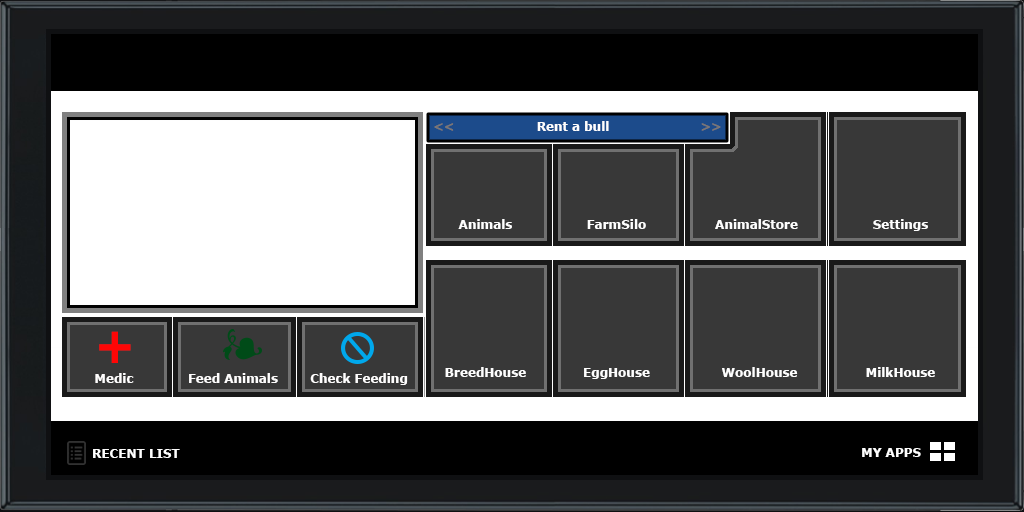
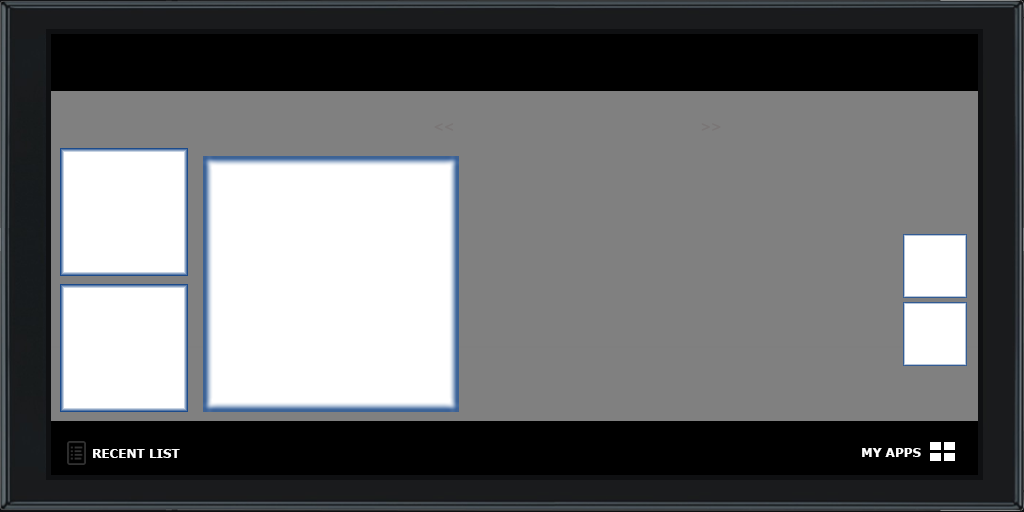
Layers edited between the first and the second 1024x512 image:
added layer "Layer 11 copy" above "Layer 12" over (903, 234, 967, 298)
added layer "Layer 12" above "Layer 11" over (203, 156, 459, 412)
added layer "Layer 11" above "Layer 10 copy" over (903, 302, 967, 366)
added layer "Layer 10 copy" above "Layer 10" over (60, 148, 188, 276)
added layer "Layer 10" above "Background" over (60, 284, 188, 412)
renamed "Rent a bull" to "MY APPS", hid it, moved it into group "buttons1", painted on it over (537, 121, 609, 131)
moved ">>" into group "buttons1" over (701, 123, 721, 131)
moved "<<" into group "buttons1" over (434, 123, 454, 131)
hid group "buttons-myapps" (14 layers) over (95, 121, 935, 385)
hid "Layer 9" over (428, 114, 727, 141)
hid group "myapps" (2nd of 2, in "preview") (6 layers) over (62, 112, 966, 397)
hid "Layer 3" over (51, 91, 978, 421)
showed "Layer 3 copy 2" over (51, 91, 978, 421)
